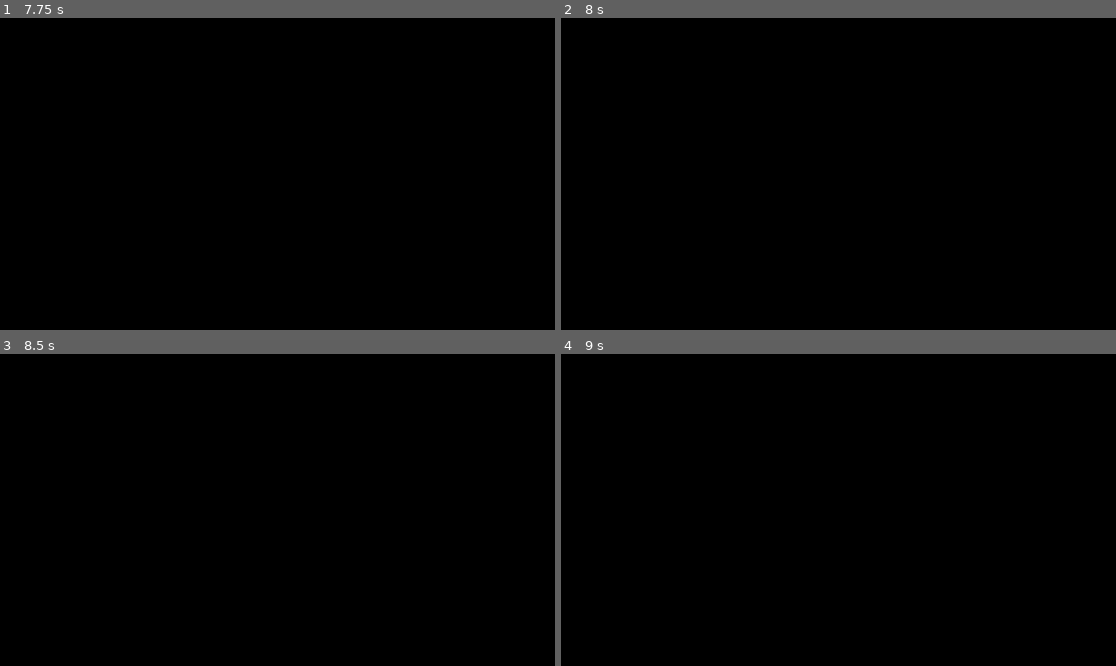
Above: before the commit, frames 1-4 (two rows, left to right).
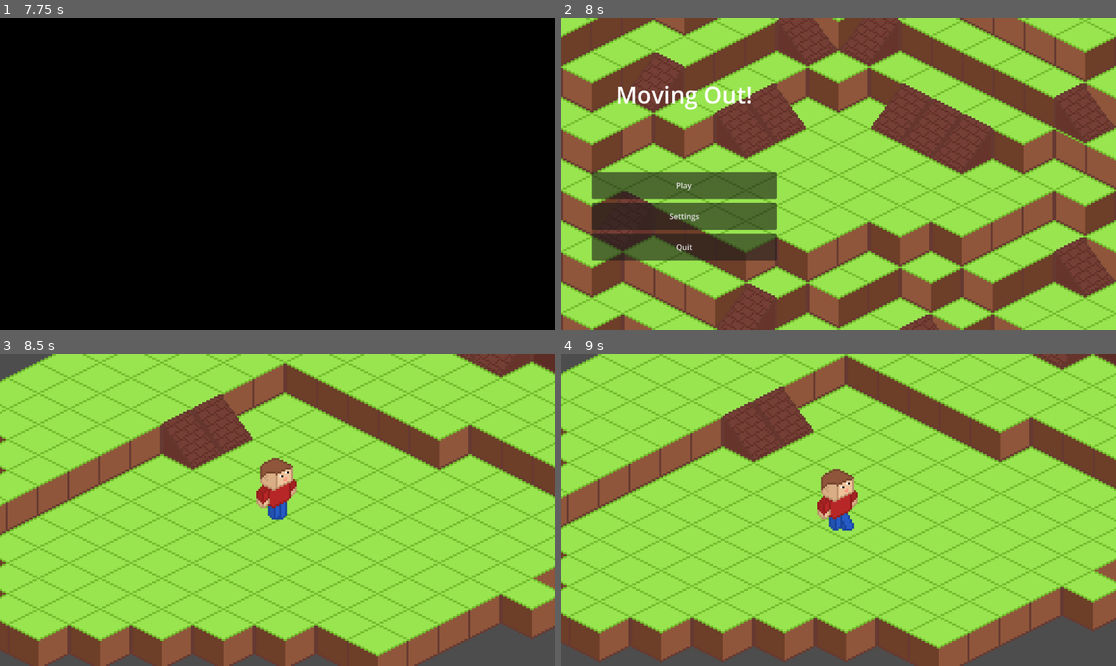
Above: after the commit, the same moments.

Repository: RafaeloxMC/moving-out
Game: Godot game, scene res://scenes/intro.tscn
Two runs of this game, one before a commit and one after it. Both use one fixed random seed, a clock stepped at 60 frames per second and the inputs below.
Inputs (mouse positions are in pixels of both pictures, inside the frame that each line leads up to):
- Up to frame 1 (7.75 s): tap Enter at 0.5, 2.75, 4.25 s; hold Right (ui_right) 0.53-1.28 s; tap Alt every 1.5 s from 0.6 to 6.6 s; tap Space at 1.25, 3.5, 5 s; hold Down (ui_down) 1.28-2.03 s; tap Shift every 1.5 s from 1.35 to 7.35 s; hold Right (ui_right) 2.03-2.78 s; hold Up (ui_up) 2.78-3.53 s; hold Left (ui_left) 3.53-5.03 s; hold Down (ui_down) 5.03-5.78 s; hold Right (ui_right) 5.78-6.53 s; hold Up (ui_up) 6.53-7.28 s; hold Right (ui_right) from 7.28 s (still down)
- Up to frame 2 (8 s): keep holding Right (ui_right)
- Up to frame 3 (8.5 s): release Right (ui_right) at 8 s; click (122, 522) at 8 s, where only the run after the commit has a clickable "Play"
- Up to frame 4 (9 s): hold Down (ui_down) from 8.78 s (still down); tap Alt at 8.85 s

Frame 1 is identical in both runs. In frame 2, 100% of the frame differs, in the area x 0-100%, y 0-100%; in frame 3, 100%; in frame 4, 100%.

Commit message:
Add loading of scenes via SceneManager

Diff:
--- a/scenes/intro.tscn
+++ b/scenes/intro.tscn
@@ -56,7 +56,7 @@
 
 [sub_resource type="Animation" id="Animation_yjqpq"]
 resource_name = "fade"
-length = 7.0
+length = 8.0
 tracks/0/type = "value"
 tracks/0/imported = false
 tracks/0/enabled = true
@@ -112,7 +112,7 @@
 tracks/4/interp = 1
 tracks/4/loop_wrap = true
 tracks/4/keys = {
-"times": PackedFloat32Array(7),
+"times": PackedFloat32Array(8),
 "transitions": PackedFloat32Array(1),
 "values": [{
 "args": [],
@@ -219,8 +219,6 @@
 vertical_alignment = 1
 autowrap_mode = 3
 
-[node name="AnimationPlayer" type="AnimationPlayer" parent="."]
-libraries = {
-&"": SubResource("AnimationLibrary_i2l1n")
-}
-autoplay = "fade"
+[node name="AnimationPlayer" type="AnimationPlayer" parent="." unique_id=294611841]
+libraries/ = SubResource("AnimationLibrary_i2l1n")
+autoplay = &"fade"
--- a/scripts/intro.gd
+++ b/scripts/intro.gd
@@ -1,4 +1,4 @@
 extends Control
 
 func call_main_menu() -> void:
-	pass
+	SceneManager.call_scene("main_menu")
--- a/scripts/ui/main_menu.gd
+++ b/scripts/ui/main_menu.gd
@@ -2,7 +2,7 @@
 
 
 func _on_play_pressed() -> void:
-	pass # Replace with function body.
+	SceneManager.call_scene("game")
 
 func _on_settings_pressed() -> void:
 	pass # Replace with function body.
Not shown: 1 places in scenes/intro.tscn that only renumber resources
